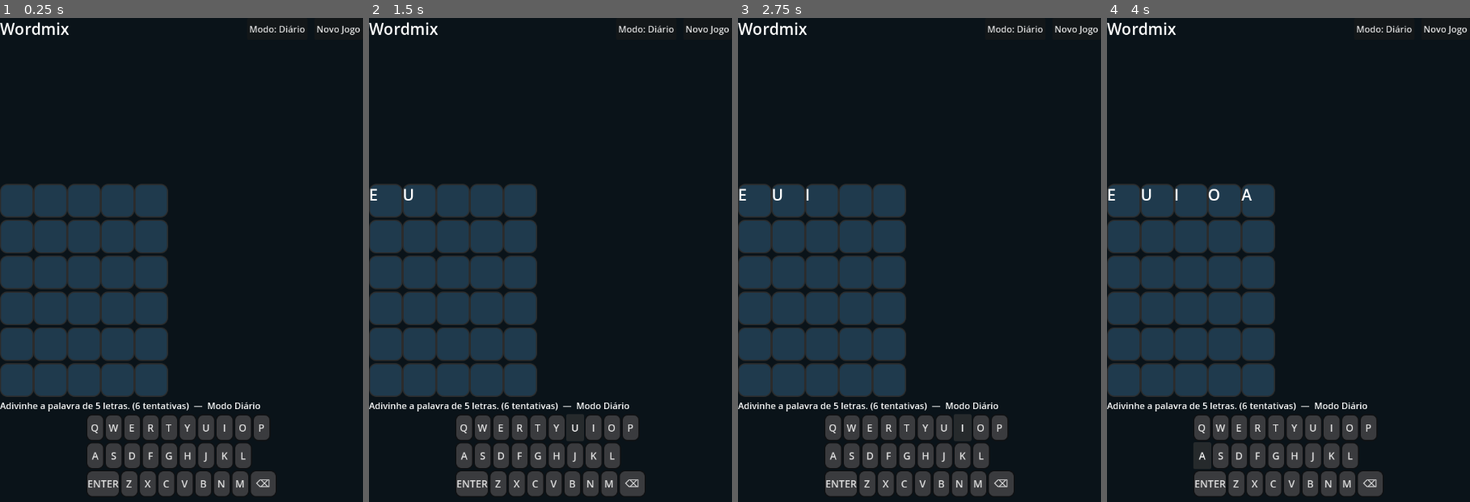
Above: before the commit, frames 1-4 (left to right).
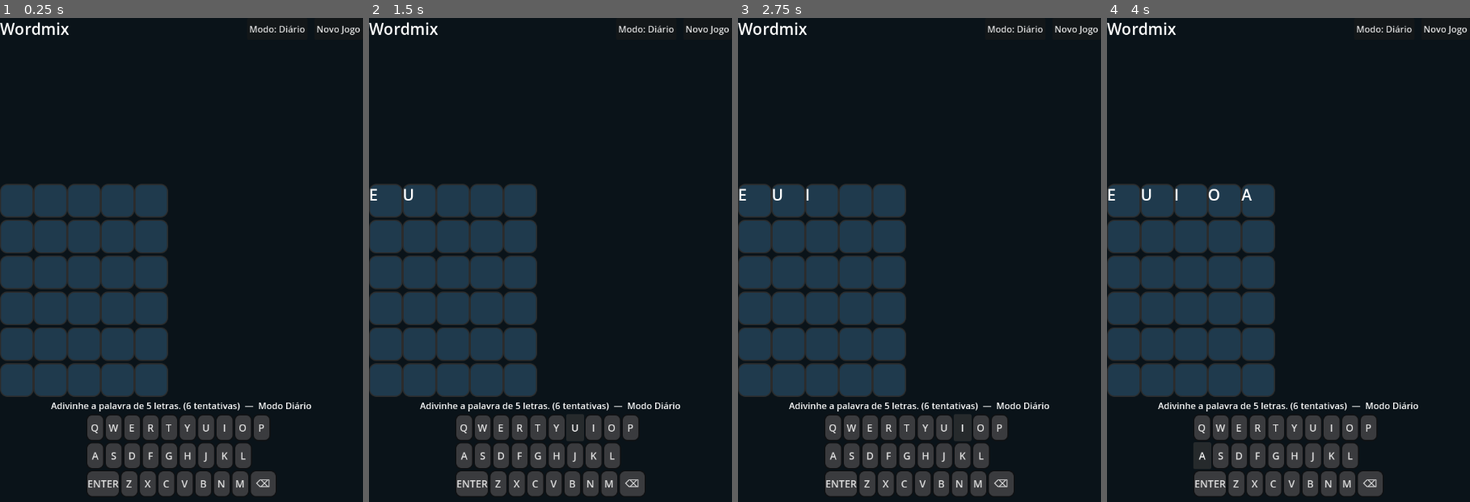
Above: after the commit, the same moments.

Repository: cryptofabrikah-oss/wordmix
Game: Godot game, scene res://scenes/Main.tscn
Same seed, same stepped clock (60 frames per second), same inputs: the game is played once before the commit and once after it.
Inputs:
- Up to frame 1 (0.25 s): no input
- Up to frame 2 (1.5 s): click "E" at 0.5 s; click "U" at 1.25 s
- Up to frame 3 (2.75 s): click "I" at 2 s
- Up to frame 4 (4 s): click "O" at 2.75 s; click "A" at 3.5 s

The runs differ from the first frame. In frame 1, 0.7% of the frame differs, in the area x 0-86%, y 79-82%; in frame 2, 0.7%; in frame 3, 0.7%; in frame 4, 0.7%.

Commit message:
feat: consertando o trabalho inutil do meu irmão

Diff:
--- a/scenes/Main.tscn
+++ b/scenes/Main.tscn
@@ -56,10 +56,12 @@
 
 [node name="Grid" type="GridContainer" parent="VBox"]
 layout_mode = 2
+size_flags_vertical = 4
 theme_override_constants/h_separation = 0
 
 [node name="Status" type="Label" parent="VBox"]
 layout_mode = 2
+horizontal_alignment = 1
 
 [node name="Keyboard" parent="VBox" instance=ExtResource("3")]
 layout_mode = 2
--- a/scripts/Main.gd
+++ b/scripts/Main.gd
@@ -15,6 +15,7 @@
 var row: int = 0
 var col: int = 0
 var words: PackedStringArray
+var words_map: Dictionary
 var current_guess: String = ""
 
 var mode: GameMode = GameMode.DAILY
@@ -25,8 +26,11 @@
 	var f: FileAccess = FileAccess.open("res://data/words.txt", FileAccess.READ)
 	var content: String = f.get_as_text()
 	words = PackedStringArray()
+	words_map = {}
 	for line in content.strip_edges(true, true).split("\n"):
-		words.append(line.strip_edges().to_upper())
+		var word : String = line.strip_edges().to_upper()
+		var clean: String = remove_accents(word)
+		words_map[clean] = word
 
 	# UI hooks
 	keyboard.letter_pressed.connect(_on_key_letter)
@@ -40,9 +44,26 @@
 	_pick_answer()
 	_update_status()
 
+func remove_accents(text: String) -> String:
+	var replacements = {
+		"Á": "A", "À": "A", "Â": "A", "Ã": "A",
+		"É": "E", "È": "E", "Ê": "E",
+		"Í": "I", "Ì": "I", "Î": "I",
+		"Ó": "O", "Ò": "O", "Ô": "O", "Õ": "O",
+		"Ú": "U", "Ù": "U", "Û": "U",
+		"Ç": "C"
+	}
+	var result: String = text
+	for accented in replacements.keys():
+		result = result.replace(accented, replacements[accented])
+	return result
+
 func _build_grid() -> void:
 	_clear_children(grid)
 	grid.columns = WORD_SIZE
+	grid.size_flags_horizontal = Control.SIZE_EXPAND_FILL
+	grid.size_flags_vertical = Control.SIZE_SHRINK_CENTER  # mantém centralizado verticalmente
+	#grid.custom_constants/separation = 8  # espaçamento entre tiles
 	for r in range(MAX_TRIES):
 		for c in range(WORD_SIZE):
 			var tile: Control = load("res://scenes/Tile.tscn").instantiate() as Control
@@ -77,7 +98,7 @@
 		answer = _pick_daily_word()
 	else:
 		rng.randomize()
-		answer = words[rng.randi_range(0, words.size()-1)]
+		answer = words_map.keys()[rng.randi_range(0, words_map.keys().size()-1)]
 
 func _update_status(text: String = "") -> void:
 	if text == "":
@@ -110,10 +131,10 @@
 		_flash_status("Palavra incompleta.")
 		return
 	var guess: String = current_guess.to_upper()
-	if not words.has(guess):
+	if not words_map.keys().has(guess):
 		_flash_status("Palavra não está na lista.")
 		return
-	_reveal_guess(guess)
+	_reveal_guess(words_map.get(guess))
 	current_guess = ""
 	col = 0
 	if guess == answer:
@@ -164,7 +185,7 @@
 	var days: int = int(floor(unix_time / 86400.0))
 	var local_rng: RandomNumberGenerator = RandomNumberGenerator.new()
 	local_rng.seed = days
-	return words[local_rng.randi_range(0, words.size()-1)]
+	return words_map.keys()[local_rng.randi_range(0, words_map.keys().size()-1)]
 
 func _flash_status(t: String) -> void:
 	status_lbl.text = t
Not shown, changed: data/words.txt
